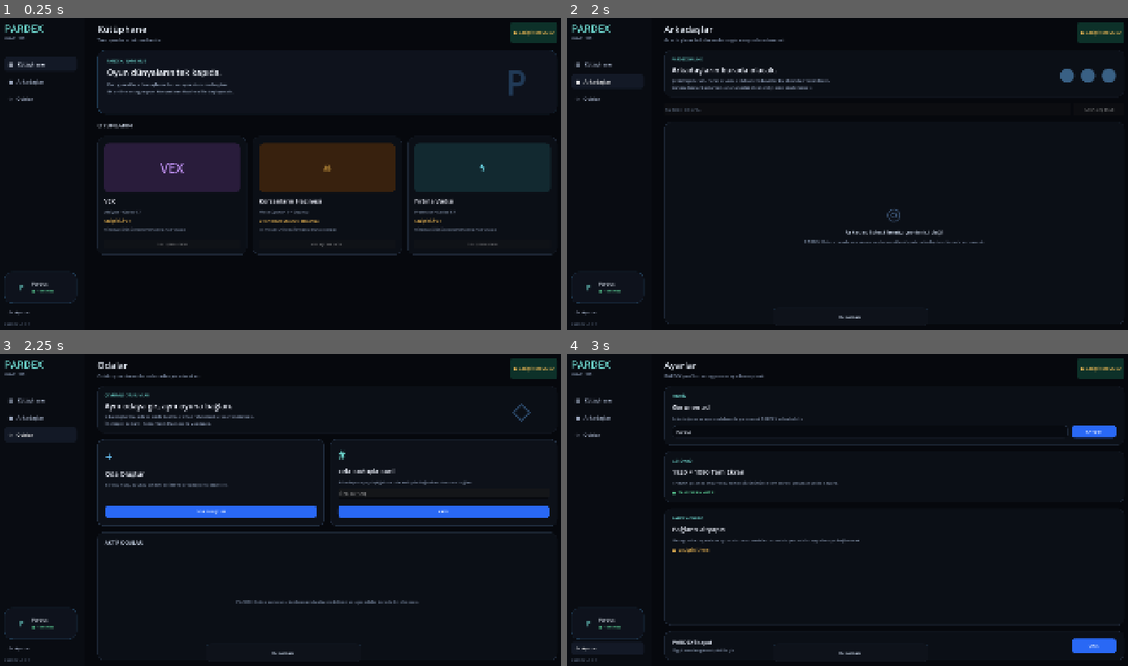
Above: before the commit, frames 1-4 (two rows, left to right).
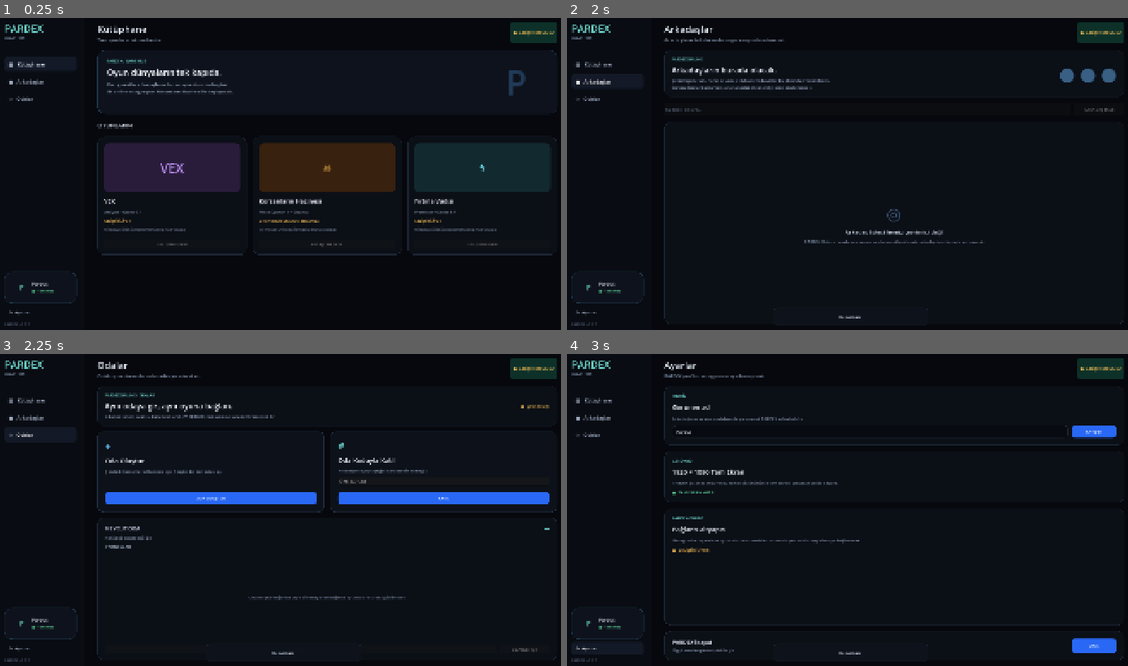
Above: after the commit, the same moments.

Repository: SerkanAydin06/Pardex
Game: Godot game, scene res://scenes/main.tscn
The game is run twice, just before and just after one commit, with the same random seed, the same clock (stepped at 60 frames per second) and the same inputs.
Inputs:
- Up to frame 1 (0.25 s): no input
- Up to frame 2 (2 s): click "▦ Kütüphane" at 0.5 s; click "● Arkadaşlar" at 1.25 s
- Up to frame 3 (2.25 s): click "◇ Odalar" at 2 s
- Up to frame 4 (3 s): click "⚙ Ayarlar" at 2.75 s

Frames 1-2 are identical in both runs. In frame 3, 8.9% of the frame differs, in the area x 17-100%, y 12-96%; in frame 4, nothing differs.

Commit message:
Connect rooms UI to real online session state

Diff:
--- a/scenes/screens/rooms.tscn
+++ b/scenes/screens/rooms.tscn
@@ -46,10 +46,10 @@
 [node name="RoomsContent" type="VBoxContainer"]
 layout_mode = 2
 size_flags_vertical = 3
-theme_override_constants/separation = 22
+theme_override_constants/separation = 18
 
 [node name="Intro" type="PanelContainer" parent="."]
-custom_minimum_size = Vector2(0, 150)
+custom_minimum_size = Vector2(0, 132)
 layout_mode = 2
 theme_override_styles/panel = SubResource("Panel")
 
@@ -66,7 +66,7 @@
 layout_mode = 2
 theme_override_colors/font_color = Color(0.46, 0.9, 0.86, 1)
 theme_override_font_sizes/font_size = 13
-text = "ÇEVRİMİÇİ OTURUMLAR"
+text = "PARDEX ONLINE / ODALAR"
 
 [node name="Title" type="Label" parent="Intro/Row/Text"]
 layout_mode = 2
@@ -78,20 +78,20 @@
 layout_mode = 2
 theme_override_colors/font_color = Color(0.56, 0.62, 0.72, 1)
 theme_override_font_sizes/font_size = 14
-text = "Oda oluşturma, oda koduyla katılma ve hazır durumu burada yönetilecek.\nİlk gerçek bağlantı Korsanların Hazinesi ile yapılacak."
-
-[node name="Mark" type="Label" parent="Intro/Row"]
-custom_minimum_size = Vector2(190, 0)
-layout_mode = 2
-theme_override_colors/font_color = Color(0.3, 0.52, 0.75, 0.6)
-theme_override_font_sizes/font_size = 80
-text = "◇"
-horizontal_alignment = 1
+text = "Oda kodları ve oyuncu durumları artık PARDEX Online sunucusuyla senkronize edilir."
+
+[node name="ConnectionStatus" type="Label" parent="Intro/Row"]
+custom_minimum_size = Vector2(220, 0)
+layout_mode = 2
+theme_override_colors/font_color = Color(0.9, 0.7, 0.32, 1)
+theme_override_font_sizes/font_size = 14
+text = "●  ÇEVRİMDIŞI"
+horizontal_alignment = 2
 vertical_alignment = 1
 
 [node name="Actions" type="HBoxContainer" parent="."]
 layout_mode = 2
-custom_minimum_size = Vector2(0, 280)
+custom_minimum_size = Vector2(0, 232)
 theme_override_constants/separation = 20
 
 [node name="CreateCard" type="PanelContainer" parent="Actions"]
@@ -101,12 +101,12 @@
 
 [node name="VBox" type="VBoxContainer" parent="Actions/CreateCard"]
 layout_mode = 2
-theme_override_constants/separation = 12
+theme_override_constants/separation = 10
 
 [node name="Icon" type="Label" parent="Actions/CreateCard/VBox"]
 layout_mode = 2
 theme_override_colors/font_color = Color(0.43, 0.79, 1, 1)
-theme_override_font_sizes/font_size = 44
+theme_override_font_sizes/font_size = 34
 text = "+"
 
 [node name="Title" type="Label" parent="Actions/CreateCard/VBox"]
@@ -119,7 +119,7 @@
 layout_mode = 2
 theme_override_colors/font_color = Color(0.5, 0.56, 0.65, 1)
 theme_override_font_sizes/font_size = 14
-text = "Bir oyun seç, oyuncu sınırını belirle ve arkadaşlarını davet et."
+text = "Şimdilik Korsanların Hazinesi için 4 kişilik bir test odası aç."
 autowrap_mode = 2
 
 [node name="Flex" type="Control" parent="Actions/CreateCard/VBox"]
@@ -141,12 +141,12 @@
 
 [node name="VBox" type="VBoxContainer" parent="Actions/JoinCard"]
 layout_mode = 2
-theme_override_constants/separation = 12
+theme_override_constants/separation = 10
 
 [node name="Icon" type="Label" parent="Actions/JoinCard/VBox"]
 layout_mode = 2
 theme_override_colors/font_color = Color(0.46, 0.9, 0.86, 1)
-theme_override_font_sizes/font_size = 38
+theme_override_font_sizes/font_size = 32
 text = "#"
 
 [node name="Title" type="Label" parent="Actions/JoinCard/VBox"]
@@ -159,7 +159,7 @@
 layout_mode = 2
 theme_override_colors/font_color = Color(0.5, 0.56, 0.65, 1)
 theme_override_font_sizes/font_size = 14
-text = "Arkadaşının paylaştığı kısa oda koduyla doğrudan oturuma bağlan."
+text = "Arkadaşının paylaştığı 5 karakterlik kodu gir."
 autowrap_mode = 2
 
 [node name="RoomCode" type="LineEdit" parent="Actions/JoinCard/VBox"]
@@ -179,26 +179,75 @@
 theme_override_styles/normal = SubResource("Button")
 text = "KATIL"
 
-[node name="ActiveRooms" type="PanelContainer" parent="."]
+[node name="CurrentRoom" type="PanelContainer" parent="."]
 layout_mode = 2
 size_flags_vertical = 3
 theme_override_styles/panel = SubResource("Panel")
 
-[node name="VBox" type="VBoxContainer" parent="ActiveRooms"]
-layout_mode = 2
-theme_override_constants/separation = 12
-
-[node name="Title" type="Label" parent="ActiveRooms/VBox"]
-layout_mode = 2
+[node name="VBox" type="VBoxContainer" parent="CurrentRoom"]
+layout_mode = 2
+theme_override_constants/separation = 10
+
+[node name="Header" type="HBoxContainer" parent="CurrentRoom/VBox"]
+layout_mode = 2
+
+[node name="Title" type="Label" parent="CurrentRoom/VBox/Header"]
+layout_mode = 2
+size_flags_horizontal = 3
 theme_override_colors/font_color = Color(0.82, 0.87, 0.94, 1)
 theme_override_font_sizes/font_size = 18
-text = "AKTİF ODALAR"
-
-[node name="Empty" type="Label" parent="ActiveRooms/VBox"]
+text = "MEVCUT ODA"
+
+[node name="CurrentRoomCode" type="Label" parent="CurrentRoom/VBox/Header"]
+layout_mode = 2
+theme_override_colors/font_color = Color(0.46, 0.9, 0.86, 1)
+theme_override_font_sizes/font_size = 20
+text = "—"
+
+[node name="RoomSummary" type="Label" parent="CurrentRoom/VBox"]
+layout_mode = 2
+theme_override_colors/font_color = Color(0.5, 0.56, 0.65, 1)
+theme_override_font_sizes/font_size = 13
+text = "Henüz bir odada değilsin."
+
+[node name="MembersTitle" type="Label" parent="CurrentRoom/VBox"]
+layout_mode = 2
+theme_override_colors/font_color = Color(0.72, 0.78, 0.86, 1)
+theme_override_font_sizes/font_size = 14
+text = "OYUNCULAR"
+
+[node name="MembersVBox" type="VBoxContainer" parent="CurrentRoom/VBox"]
+layout_mode = 2
+size_flags_vertical = 3
+theme_override_constants/separation = 6
+
+[node name="Empty" type="Label" parent="CurrentRoom/VBox/MembersVBox"]
 layout_mode = 2
 size_flags_vertical = 3
 theme_override_colors/font_color = Color(0.44, 0.5, 0.59, 1)
 theme_override_font_sizes/font_size = 14
-text = "PARDEX Online sunucusu bağlandığında davet edildiğin ve açık odalar burada listelenecek."
+text = "Oda oluşturduğunda veya bir odaya katıldığında oyuncular burada görünecek."
+horizontal_alignment = 1
 vertical_alignment = 1
-horizontal_alignment = 1
+
+[node name="RoomActions" type="HBoxContainer" parent="CurrentRoom/VBox"]
+layout_mode = 2
+theme_override_constants/separation = 10
+
+[node name="ReadyButton" type="Button" parent="CurrentRoom/VBox/RoomActions"]
+layout_mode = 2
+size_flags_horizontal = 3
+focus_mode = 0
+theme_override_colors/font_color = Color(1, 1, 1, 1)
+theme_override_font_sizes/font_size = 14
+theme_override_styles/normal = SubResource("Button")
+text = "HAZIR"
+disabled = true
+
+[node name="LeaveRoomButton" type="Button" parent="CurrentRoom/VBox/RoomActions"]
+layout_mode = 2
+custom_minimum_size = Vector2(170, 0)
+focus_mode = 0
+theme_override_font_sizes/font_size = 14
+text = "ODADAN ÇIK"
+disabled = true
